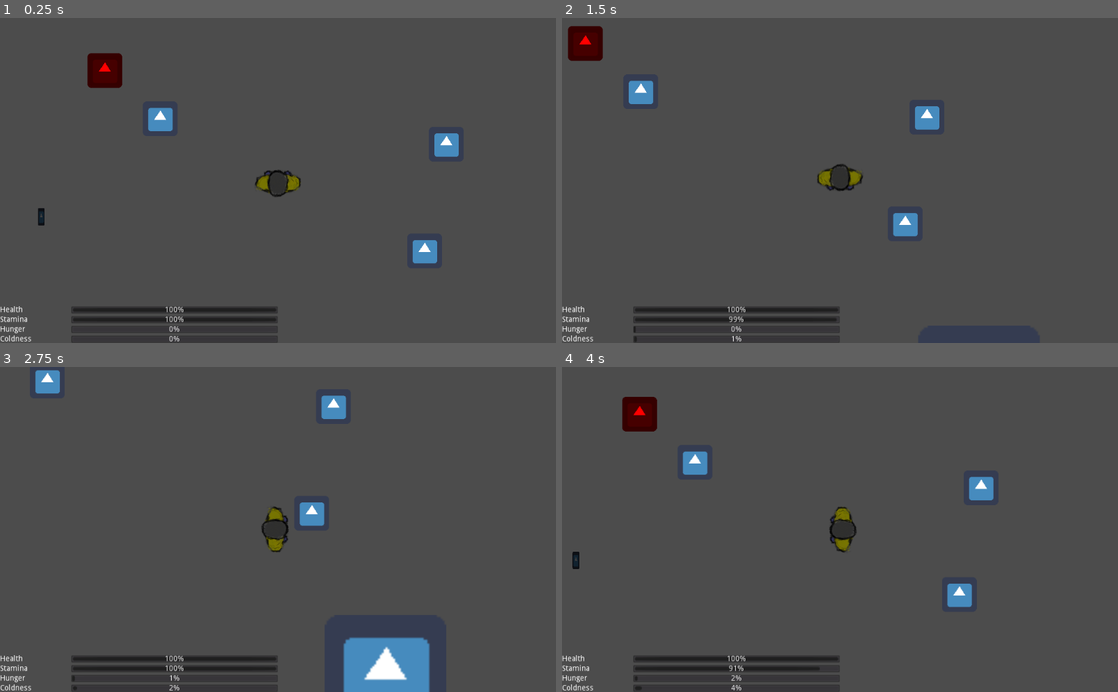
Above: before the commit, frames 1-4 (two rows, left to right).
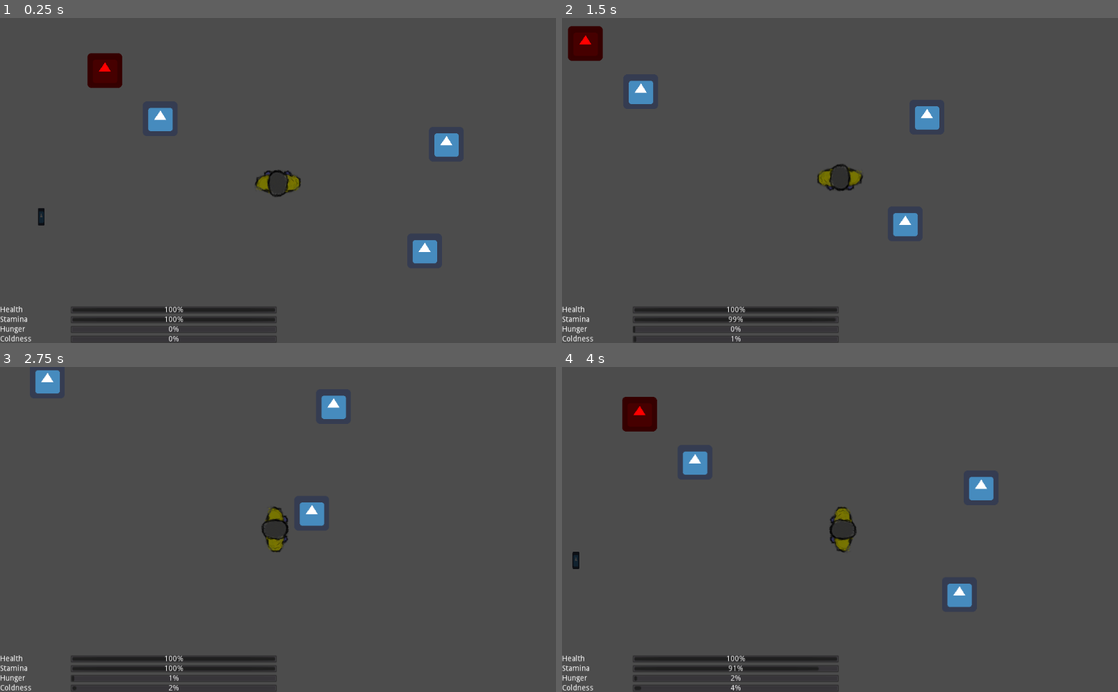
Above: after the commit, the same moments.

Repository: MilanVasko/ludum-dare-50
Game: Godot game, scene res://ingame/ingame.tscn
Same seed, same stepped clock (60 frames per second), same inputs: the game is played once before the commit and once after it. The engine's default icon, where the game draws it, is replaced by a stand-in: a white triangle on a blue panel in a dark square.
Inputs:
- Up to frame 1 (0.25 s): no input
- Up to frame 2 (1.5 s): tap Enter at 0.5 s; hold D (right) 0.53-1.28 s; tap E (use) at 0.6 s; hold S (down) from 1.28 s (still down); tap Shift (run) at 1.35 s
- Up to frame 3 (2.75 s): tap E (use) at 1.55, 2.1 s; release S (down) at 2.03 s; hold D (right) from 2.03 s (still down)
- Up to frame 4 (4 s): tap Space at 2.75 s; release D (right) at 2.78 s; hold W (up) 2.78-3.53 s; tap E (use) at 2.85, 3.8 s; hold A (left) from 3.53 s (still down); hold Shift (run) from 3.53 s (still down)

The runs differ from the first frame. In frame 1, 0.1% of the frame differs, in the area x 12-50%, y 88-100%; in frame 2, 0.1%; in frame 3, 2.7%, in the area x 12-78%, y 83-100%; in frame 4, 0.1%.

Commit message:
Spawn exit via radio

Diff:
--- /dev/null
+++ b/exit/spawn_point.tscn
@@ -0,0 +1,3 @@
+[gd_scene format=2]
+
+[node name="ExitSpawnPoint" type="Node2D" groups=["exit_spawn_point"]]
--- /dev/null
+++ b/global/global.gd
@@ -0,0 +1,4 @@
+extends Node
+
+func _ready():
+	randomize()
--- /dev/null
+++ b/global/global.tscn
@@ -0,0 +1,6 @@
+[gd_scene load_steps=2 format=2]
+
+[ext_resource path="res://global/global.gd" type="Script" id=1]
+
+[node name="Global" type="Node"]
+script = ExtResource( 1 )
--- a/ingame/ingame.tscn
+++ b/ingame/ingame.tscn
@@ -5,7 +5,7 @@
 [ext_resource path="res://ingame_gui/ingame_gui.tscn" type="PackedScene" id=3]
 [ext_resource path="res://obstacle/obstacle.tscn" type="PackedScene" id=4]
 [ext_resource path="res://radio/radio.tscn" type="PackedScene" id=5]
-[ext_resource path="res://exit/exit.tscn" type="PackedScene" id=6]
+[ext_resource path="res://exit/spawn_point.tscn" type="PackedScene" id=6]
 
 [node name="Ingame" type="Node2D"]
 
@@ -27,8 +27,14 @@
 [node name="Radio" parent="Fire" instance=ExtResource( 5 )]
 position = Vector2( -117, 270 )
 
-[node name="Exit" parent="." instance=ExtResource( 6 )]
-position = Vector2( 725, 633 )
-
 [node name="Player" parent="." instance=ExtResource( 2 )]
 position = Vector2( 319, 203 )
+
+[node name="ExitSpawnPoint" parent="." instance=ExtResource( 6 )]
+position = Vector2( -253, 750 )
+
+[node name="ExitSpawnPoint2" parent="." instance=ExtResource( 6 )]
+position = Vector2( 693, 891 )
+
+[node name="ExitSpawnPoint3" parent="." instance=ExtResource( 6 )]
+position = Vector2( 1304, 453 )
--- a/ingame_gui/ingame_gui.gd
+++ b/ingame_gui/ingame_gui.gd
@@ -1,13 +1,15 @@
 extends Control
 
-onready var health_bar := $Stats/Health/ProgressBar
-onready var stamina_bar := $Stats/Stamina/ProgressBar
-onready var hunger_bar := $Stats/Hunger/ProgressBar
-onready var coldness_bar := $Stats/Coldness/ProgressBar
+onready var health_bar := $Bottom/Stats/Health/ProgressBar
+onready var stamina_bar := $Bottom/Stats/Stamina/ProgressBar
+onready var hunger_bar := $Bottom/Stats/Hunger/ProgressBar
+onready var coldness_bar := $Bottom/Stats/Coldness/ProgressBar
+onready var use_label := $Bottom/Use/Label
 onready var death_screen := $DeathScreen
 
 func _ready():
 	death_screen.visible = false
+	use_label.visible = false
 
 func _on_health_changed(new_health: float) -> void:
 	health_bar.value = new_health * health_bar.max_value
@@ -31,3 +33,9 @@
 func _on_main_menu_pressed():
 	var err := get_tree().change_scene("res://main_menu/main_menu.tscn")
 	assert(err == OK)
+
+func _on_usable_object_entered():
+	use_label.visible = true
+
+func _on_usable_object_exited():
+	use_label.visible = false
--- a/ingame_gui/ingame_gui.tscn
+++ b/ingame_gui/ingame_gui.tscn
@@ -2,107 +2,10 @@
 
 [ext_resource path="res://ingame_gui/ingame_gui.gd" type="Script" id=1]
 
-[node name="GUI" type="Control" groups=["coldness_subscriber", "health_subscriber", "hunger_subscriber", "player_death_subscriber", "stamina_subscriber"]]
+[node name="GUI" type="Control" groups=["coldness_subscriber", "health_subscriber", "hunger_subscriber", "player_death_subscriber", "stamina_subscriber", "usable_object_subscriber"]]
 anchor_right = 1.0
 anchor_bottom = 1.0
 script = ExtResource( 1 )
-
-[node name="Stats" type="VBoxContainer" parent="."]
-anchor_top = 1.0
-anchor_right = 0.5
-anchor_bottom = 1.0
-grow_vertical = 0
-
-[node name="Health" type="HBoxContainer" parent="Stats"]
-margin_right = 512.0
-margin_bottom = 14.0
-size_flags_horizontal = 3
-size_flags_vertical = 3
-
-[node name="Label" type="Label" parent="Stats/Health"]
-margin_right = 127.0
-margin_bottom = 14.0
-size_flags_horizontal = 3
-size_flags_vertical = 3
-text = "Health"
-valign = 1
-
-[node name="ProgressBar" type="ProgressBar" parent="Stats/Health"]
-margin_left = 131.0
-margin_right = 512.0
-margin_bottom = 14.0
-size_flags_horizontal = 3
-size_flags_vertical = 3
-size_flags_stretch_ratio = 3.0
-
-[node name="Stamina" type="HBoxContainer" parent="Stats"]
-margin_top = 18.0
-margin_right = 512.0
-margin_bottom = 32.0
-size_flags_horizontal = 3
-size_flags_vertical = 3
-
-[node name="Label" type="Label" parent="Stats/Stamina"]
-margin_right = 127.0
-margin_bottom = 14.0
-size_flags_horizontal = 3
-size_flags_vertical = 3
-text = "Stamina"
-valign = 1
-
-[node name="ProgressBar" type="ProgressBar" parent="Stats/Stamina"]
-margin_left = 131.0
-margin_right = 512.0
-margin_bottom = 14.0
-size_flags_horizontal = 3
-size_flags_vertical = 3
-size_flags_stretch_ratio = 3.0
-
-[node name="Hunger" type="HBoxContainer" parent="Stats"]
-margin_top = 36.0
-margin_right = 512.0
-margin_bottom = 50.0
-size_flags_horizontal = 3
-size_flags_vertical = 3
-
-[node name="Label" type="Label" parent="Stats/Hunger"]
-margin_right = 127.0
-margin_bottom = 14.0
-size_flags_horizontal = 3
-size_flags_vertical = 3
-text = "Hunger"
-valign = 1
-
-[node name="ProgressBar" type="ProgressBar" parent="Stats/Hunger"]
-margin_left = 131.0
-margin_right = 512.0
-margin_bottom = 14.0
-size_flags_horizontal = 3
-size_flags_vertical = 3
-size_flags_stretch_ratio = 3.0
-
-[node name="Coldness" type="HBoxContainer" parent="Stats"]
-margin_top = 54.0
-margin_right = 512.0
-margin_bottom = 68.0
-size_flags_horizontal = 3
-size_flags_vertical = 3
-
-[node name="Label" type="Label" parent="Stats/Coldness"]
-margin_right = 127.0
-margin_bottom = 14.0
-size_flags_horizontal = 3
-size_flags_vertical = 3
-text = "Coldness"
-valign = 1
-
-[node name="ProgressBar" type="ProgressBar" parent="Stats/Coldness"]
-margin_left = 131.0
-margin_right = 512.0
-margin_bottom = 14.0
-size_flags_horizontal = 3
-size_flags_vertical = 3
-size_flags_stretch_ratio = 3.0
 
 [node name="DeathScreen" type="Panel" parent="."]
 anchor_left = 0.3
@@ -140,5 +43,124 @@
 size_flags_vertical = 3
 text = "Main Menu"
 
+[node name="Bottom" type="HBoxContainer" parent="."]
+anchor_top = 1.0
+anchor_right = 1.0
+anchor_bottom = 1.0
+grow_vertical = 0
+
+[node name="Stats" type="VBoxContainer" parent="Bottom"]
+margin_right = 510.0
+margin_bottom = 68.0
+grow_vertical = 0
+size_flags_horizontal = 3
+
+[node name="Health" type="HBoxContainer" parent="Bottom/Stats"]
+margin_right = 510.0
+margin_bottom = 14.0
+size_flags_horizontal = 3
+size_flags_vertical = 3
+
+[node name="Label" type="Label" parent="Bottom/Stats/Health"]
+margin_right = 126.0
+margin_bottom = 14.0
+size_flags_horizontal = 3
+size_flags_vertical = 3
+text = "Health"
+valign = 1
+
+[node name="ProgressBar" type="ProgressBar" parent="Bottom/Stats/Health"]
+margin_left = 130.0
+margin_right = 510.0
+margin_bottom = 14.0
+size_flags_horizontal = 3
+size_flags_vertical = 3
+size_flags_stretch_ratio = 3.0
+
+[node name="Stamina" type="HBoxContainer" parent="Bottom/Stats"]
+margin_top = 18.0
+margin_right = 510.0
+margin_bottom = 32.0
+size_flags_horizontal = 3
+size_flags_vertical = 3
+
+[node name="Label" type="Label" parent="Bottom/Stats/Stamina"]
+margin_right = 126.0
+margin_bottom = 14.0
+size_flags_horizontal = 3
+size_flags_vertical = 3
+text = "Stamina"
+valign = 1
+
+[node name="ProgressBar" type="ProgressBar" parent="Bottom/Stats/Stamina"]
+margin_left = 130.0
+margin_right = 510.0
+margin_bottom = 14.0
+size_flags_horizontal = 3
+size_flags_vertical = 3
+size_flags_stretch_ratio = 3.0
+
+[node name="Hunger" type="HBoxContainer" parent="Bottom/Stats"]
+margin_top = 36.0
+margin_right = 510.0
+margin_bottom = 50.0
+size_flags_horizontal = 3
+size_flags_vertical = 3
+
+[node name="Label" type="Label" parent="Bottom/Stats/Hunger"]
+margin_right = 126.0
+margin_bottom = 14.0
+size_flags_horizontal = 3
+size_flags_vertical = 3
+text = "Hunger"
+valign = 1
+
+[node name="ProgressBar" type="ProgressBar" parent="Bottom/Stats/Hunger"]
+margin_left = 130.0
+margin_right = 510.0
+margin_bottom = 14.0
+size_flags_horizontal = 3
+size_flags_vertical = 3
+size_flags_stretch_ratio = 3.0
+
+[node name="Coldness" type="HBoxContainer" parent="Bottom/Stats"]
+margin_top = 54.0
+margin_right = 510.0
+margin_bottom = 68.0
+size_flags_horizontal = 3
+size_flags_vertical = 3
+
+[node name="Label" type="Label" parent="Bottom/Stats/Coldness"]
+margin_right = 126.0
+margin_bottom = 14.0
+size_flags_horizontal = 3
+size_flags_vertical = 3
+text = "Coldness"
+valign = 1
+
+[node name="ProgressBar" type="ProgressBar" parent="Bottom/Stats/Coldness"]
+margin_left = 130.0
+margin_right = 510.0
+margin_bottom = 14.0
+size_flags_horizontal = 3
+size_flags_vertical = 3
+size_flags_stretch_ratio = 3.0
+
+[node name="Use" type="Control" parent="Bottom"]
+margin_left = 514.0
+margin_right = 1024.0
+margin_bottom = 68.0
+size_flags_horizontal = 3
+size_flags_vertical = 3
+
+[node name="Label" type="Label" parent="Bottom/Use"]
+anchor_right = 1.0
+anchor_bottom = 1.0
+size_flags_horizontal = 3
+size_flags_vertical = 3
+text = "Press E to use"
+align = 2
+valign = 1
+
 [connection signal="pressed" from="DeathScreen/Buttons/TryAgain" to="." method="_on_try_again_pressed"]
 [connection signal="pressed" from="DeathScreen/Buttons/MainMenu" to="." method="_on_main_menu_pressed"]
--- a/player/feet.gd
+++ b/player/feet.gd
@@ -1,4 +1,7 @@
 extends Area2D
+
+export(NodePath) var player_path
+onready var player := get_node(player_path)
 
 func _on_object_entered(body: CollisionObject2D) -> void:
 	object_entered(body)
@@ -13,6 +16,8 @@
 	object_exited(area)
 
 func object_entered(obj: CollisionObject2D) -> void:
+	if player.dead:
+		return
 	if obj.has_method("arrive"):
 		obj.arrive()
 
--- a/player/hands.gd
+++ b/player/hands.gd
@@ -1,10 +1,16 @@
 extends Node2D
 
+export(NodePath) var player_path
+onready var player := get_node(player_path)
 var close_usable_object: Node2D = null
 
 func _process(_delta: float) -> void:
+	if player.dead:
+		return
 	if close_usable_object != null && Input.is_action_just_pressed("use"):
 		close_usable_object.use()
+		if close_usable_object.has_method("can_use") && !close_usable_object.can_use():
+			object_exited(close_usable_object)
 
 func _on_object_entered(body: CollisionObject2D) -> void:
 	object_entered(body)
@@ -19,9 +25,16 @@
 	object_exited(area)
 
 func object_entered(obj: CollisionObject2D) -> void:
+	if close_usable_object != null:
+		object_exited(close_usable_object)
+
 	if obj.has_method("use"):
-		close_usable_object = obj
+		var can_use: bool = !obj.has_method("can_use") || obj.can_use()
+		if can_use:
+			close_usable_object = obj
+			get_tree().call_group("usable_object_subscriber", "_on_usable_object_entered")
 
 func object_exited(obj: CollisionObject2D) -> void:
 	if close_usable_object == obj:
 		close_usable_object = null
+		get_tree().call_group("usable_object_subscriber", "_on_usable_object_exited")
--- a/player/player.tscn
+++ b/player/player.tscn
@@ -39,12 +39,14 @@
 
 [node name="Hands" type="Area2D" parent="."]
 script = ExtResource( 4 )
+player_path = NodePath("..")
 
 [node name="CollisionShape2D" type="CollisionShape2D" parent="Hands"]
 shape = SubResource( 3 )
 
 [node name="Feet" type="Area2D" parent="."]
 script = ExtResource( 5 )
+player_path = NodePath("..")
 
 [node name="CollisionShape2D" type="CollisionShape2D" parent="Feet"]
 shape = SubResource( 4 )
--- a/project.godot
+++ b/project.godot
@@ -13,6 +13,10 @@
 config/name="Ludum Dare 50"
 run/main_scene="res://ingame/ingame.tscn"
 config/icon="res://icon.png"
+
+[autoload]
+
+Global="*res://global/global.tscn"
 
 [input]
 
--- a/radio/radio.gd
+++ b/radio/radio.gd
@@ -1,5 +1,19 @@
 extends CollisionObject2D
 
+var already_used := false
+
+func can_use() -> bool:
+	return !already_used
+
 func use():
-	print("Open exit!")
-	pass
+	assert(!already_used)
+	already_used = true
+	spawn_exit()
+
+func spawn_exit():
+	var potential_spawn_points := get_tree().get_nodes_in_group("exit_spawn_point")
+	assert(!potential_spawn_points.empty())
+	var spawn_point: Node2D = potential_spawn_points[randi() % potential_spawn_points.size()]
+	var exit_scene: PackedScene = load("res://exit/exit.tscn")
+	var exit := exit_scene.instance()
+	spawn_point.add_child(exit)
